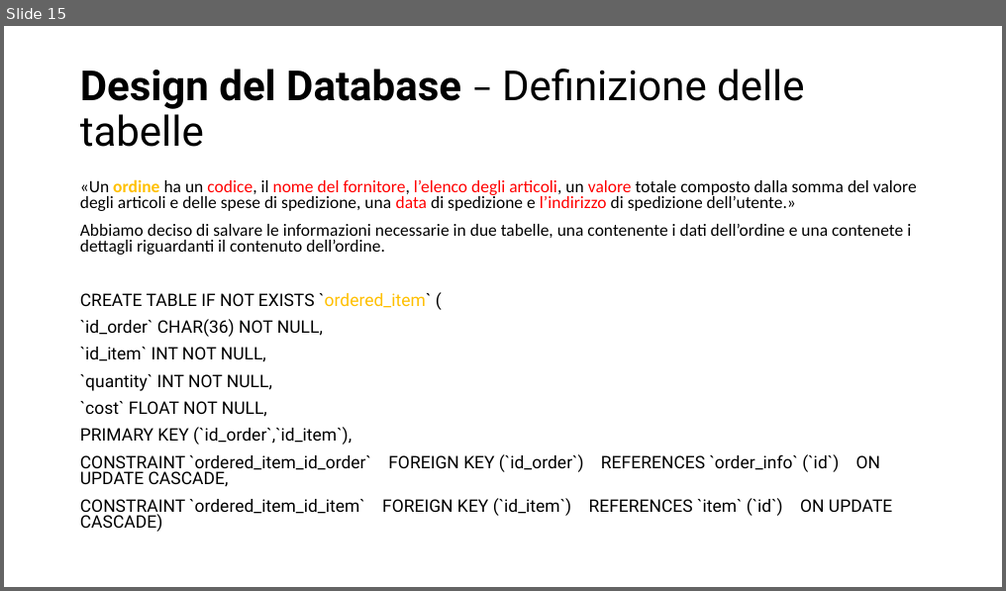
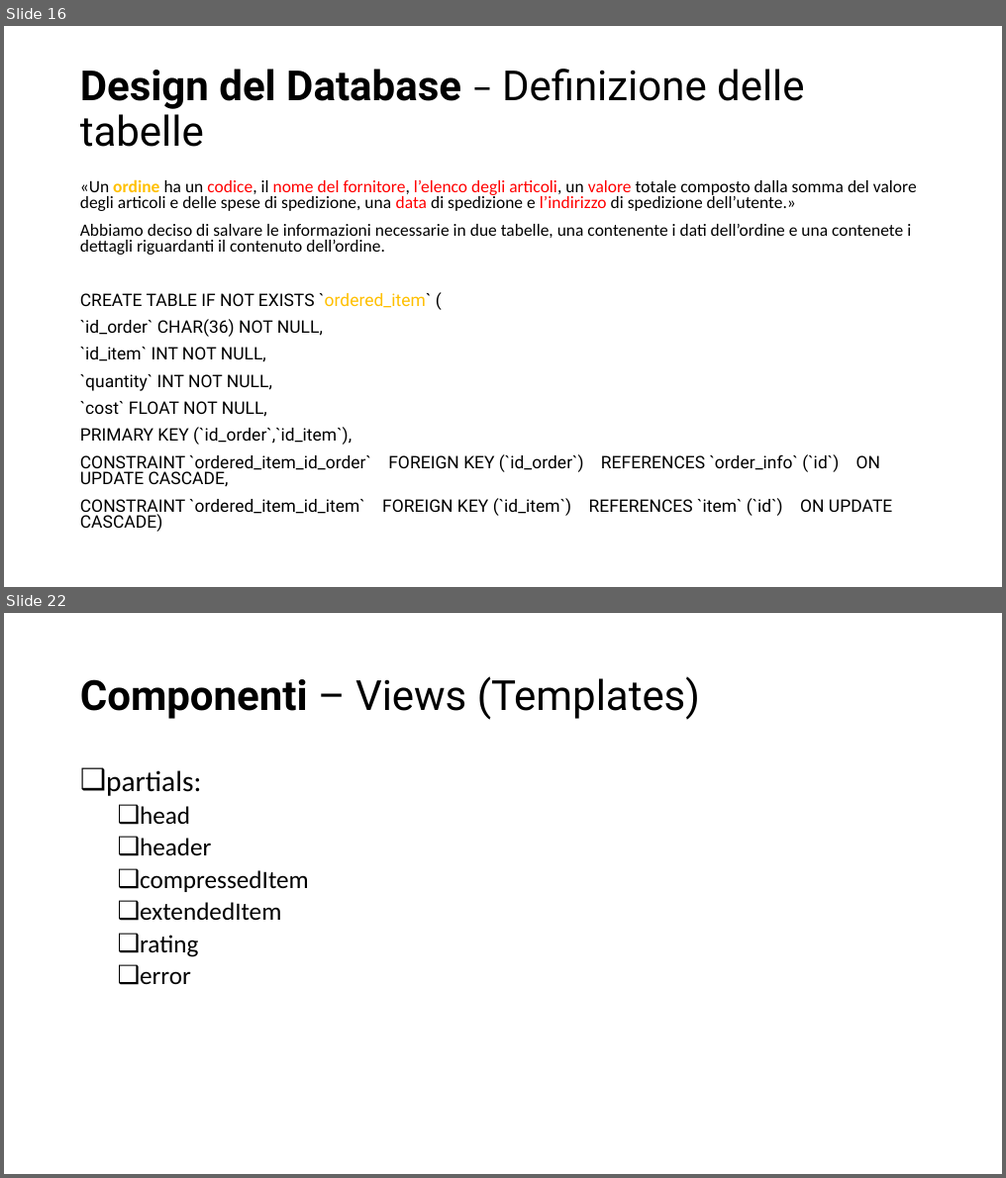
Before and after one commit to sofiamartellozzo/BigBang, a slide deck: docs/ideaPerLaPresentazione.pptx. Shown one above the other, each under a label of ours: slide 15 before the commit, slides 16 and 22 after it; the slides between them are not shown. The pictures are 1006x591 and 1006x1178 pixels, drawn with LibreOffice and Linux fonts; fonts in the diff are those of the drawing. Boxes give left, top, right and bottom in pixels: in the first picture for what was removed or moved away, otherwise in the second. Text is boxed around its words. In the diff, an @@ line names an element or a change of style, - is before the commit and + after.

```diff
--- a/docs/ideaPerLaPresentazione.pptx
+++ b/docs/ideaPerLaPresentazione.pptx
@@ slide 22 added at [4, 613, 1002, 1174], background #FFFFFF @@
@@ title added at [80, 676, 700, 720], 40 pt, text #000000 @@
+Componenti – Views (Templates)
@@ text added at [106, 770, 309, 984], 24 pt, text #000000 @@
+❑ partials:
+  ❑ head
+  ❑ header
+  ❑ compressedItem
+  ❑ extendedItem
+  ❑ rating
+  ❑ error
@@ what was slide 15 is now slide 16 @@
```
Also in this commit, not shown: 2 slides changed, 9 other slides added.
